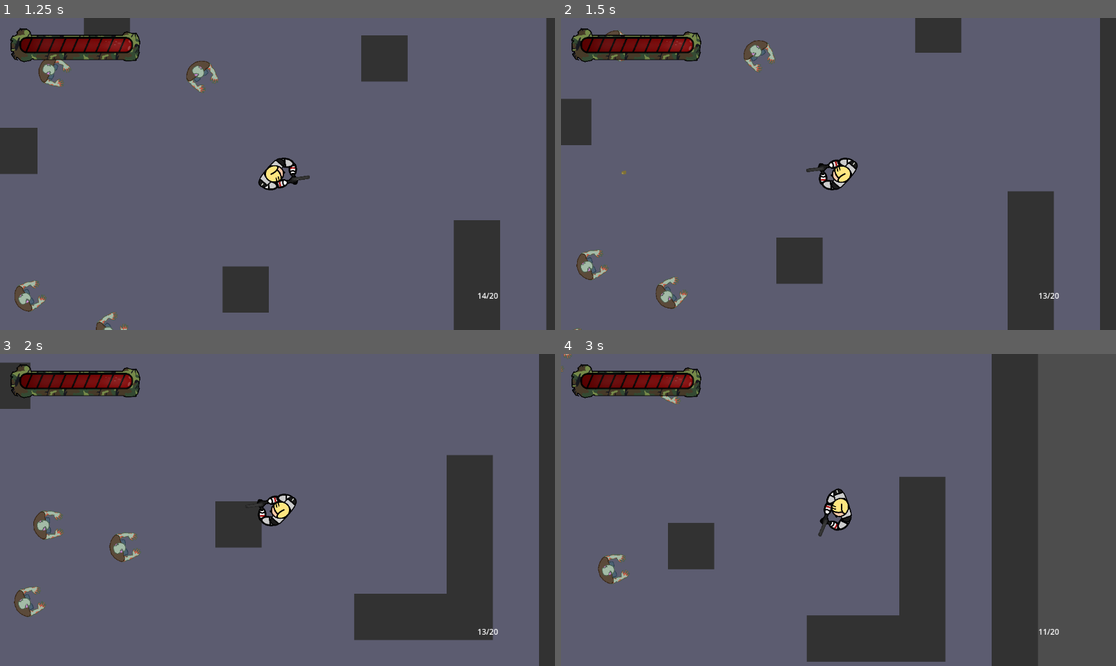
Above: before the commit, frames 1-4 (two rows, left to right).
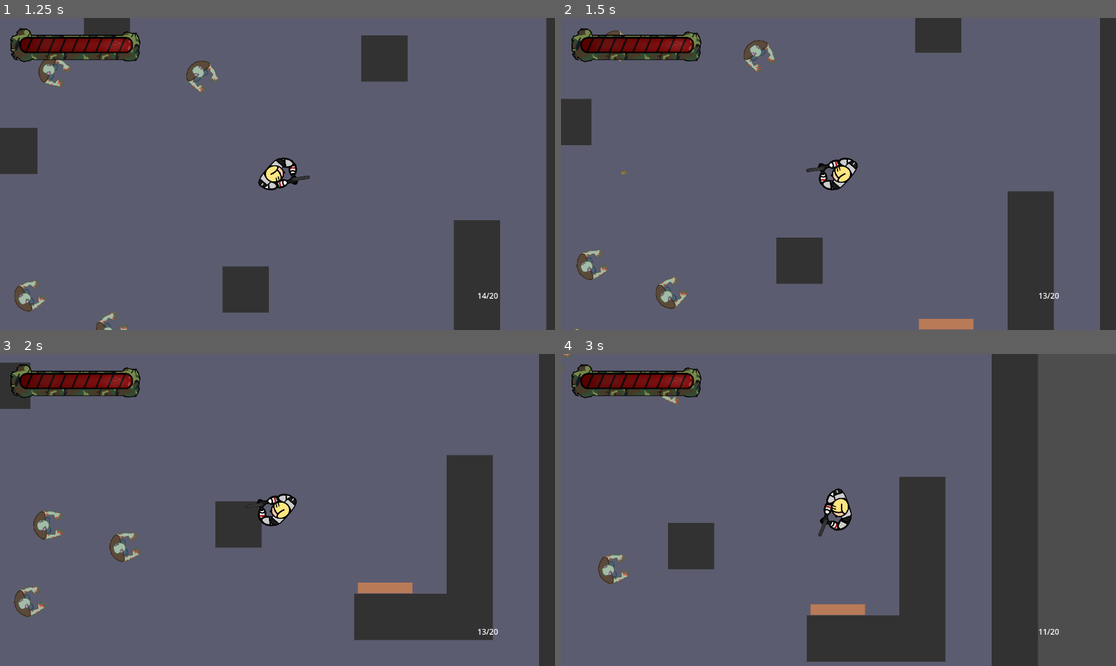
Above: after the commit, the same moments.

Repository: judahhoe/deadhavoc
Game: Godot game, scene res://scenes/main.tscn
Two runs of this game, one before a commit and one after it. Both use one fixed random seed, a clock stepped at 60 frames per second and the inputs below.
Inputs (mouse positions are in pixels of both pictures, inside the frame that each line leads up to):
- Up to frame 1 (1.25 s): tap Enter at 0.5 s; move the mouse to (399, 158) at 0.52 s; press the mouse at (399, 158) at 0.53 s; hold D (right) from 0.53 s (still down)
- Up to frame 2 (1.5 s): move the mouse to (727, 189) at 1.27 s; release D (right) at 1.28 s; release the mouse at (727, 189) at 1.28 s; hold S (down) from 1.28 s (still down); click (727, 189) at 1.35 s
- Up to frame 3 (2 s): keep holding S (down)
- Up to frame 4 (3 s): move the mouse to (894, 441) at 2.02 s; release S (down) at 2.03 s; press the mouse at (894, 441) at 2.03 s; hold D (right) 2.03-2.78 s; move the mouse to (810, 572) at 2.77 s; release the mouse at (810, 572) at 2.78 s; hold W (up) from 2.78 s (still down); click (810, 572) at 2.85 s

Frame 1 is identical in both runs. In frame 2, 0.3% of the frame differs, in the area x 64-75%, y 96-100%; in frame 3, 0.4%; in frame 4, 0.4%, in the area x 44-55%, y 80-84%.

Commit message:
HDZN-14 - adding door object, for now it's doing nothing

Diff:
--- a/scenes/main.tscn
+++ b/scenes/main.tscn
@@ -1,10 +1,14 @@
-[gd_scene load_steps=6 format=3 uid="uid://c6vxaopkyqc6i"]
+[gd_scene load_steps=8 format=3 uid="uid://c6vxaopkyqc6i"]
 
 [ext_resource type="Script" path="res://scenes/main.gd" id="1_1ogx0"]
 [ext_resource type="PackedScene" uid="uid://bgbubl4fsvupu" path="res://scenes/map.tscn" id="1_ng5yi"]
 [ext_resource type="PackedScene" uid="uid://cyliupk1rrn74" path="res://scenes/player.tscn" id="2_oappt"]
 [ext_resource type="PackedScene" uid="uid://cc5v1bd4naah2" path="res://scenes/enemy.tscn" id="3_8iqgq"]
+[ext_resource type="Texture2D" uid="uid://b87qvvxo6y2ww" path="res://textures/door.png" id="6_dyu0q"]
 [ext_resource type="Script" path="res://scenes/BulletManager.gd" id="7_85jpq"]
+
+[sub_resource type="RectangleShape2D" id="RectangleShape2D_5dtf5"]
+size = Vector2(76, 15)
 
 [node name="Main" type="Node2D"]
 script = ExtResource("1_1ogx0")
@@ -36,4 +40,16 @@
 [node name="BulletManager" type="Node2D" parent="."]
 script = ExtResource("7_85jpq")
 
+[node name="door" type="StaticBody2D" parent="."]
+position = Vector2(284, 246)
+
+[node name="CollisionShape2D" type="CollisionShape2D" parent="door"]
+position = Vector2(15, 2.5)
+shape = SubResource("RectangleShape2D_5dtf5")
+
+[node name="Sprite2D" type="Sprite2D" parent="door"]
+position = Vector2(15, 2)
+scale = Vector2(0.614754, 0.630435)
+texture = ExtResource("6_dyu0q")
+
 [connection signal="player_fired_bulled" from="player" to="BulletManager" method="_on_player_player_fired_bulled"]
Binary file added: textures/door.png
Not shown, added: textures/door.png.import
